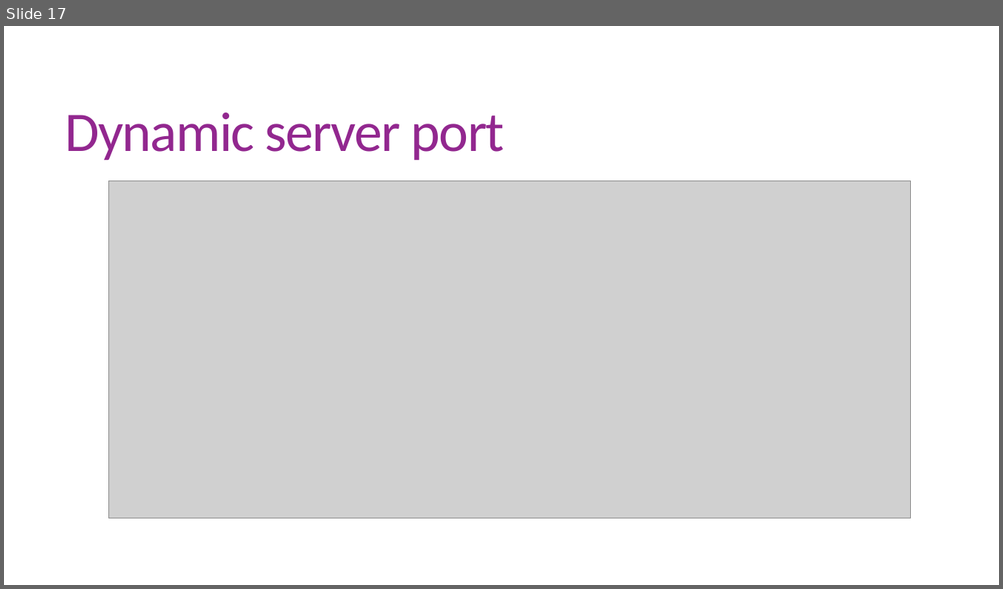
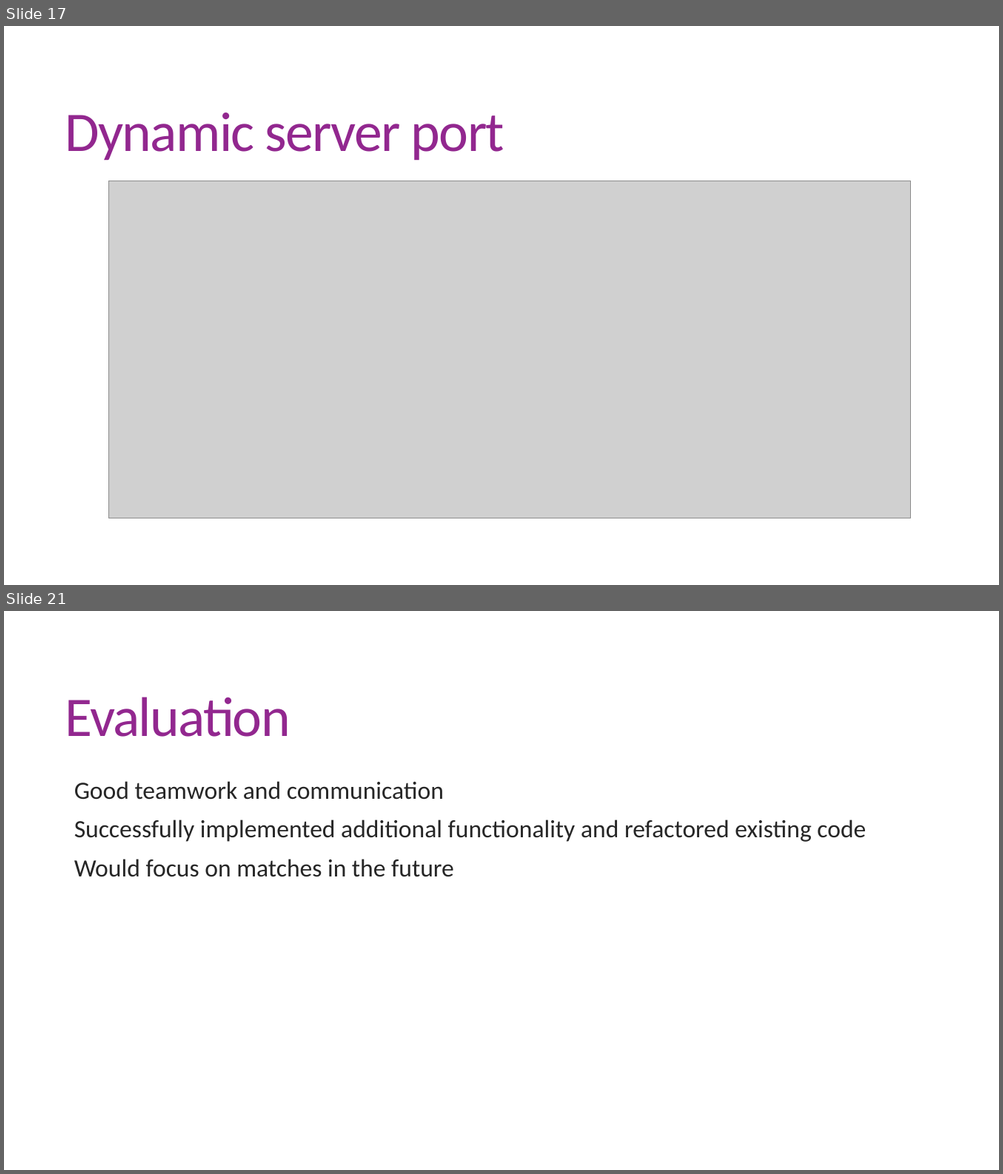
Before and after one commit to RishiChavda/MSTE, a slide deck: MTSE.pptx. Shown one above the other, each under a label of ours: slide 17 before the commit, slides 17 and 21 after it; the slides between them are not shown. The pictures are 1003x589 and 1003x1174 pixels, drawn with LibreOffice and Linux fonts; fonts in the diff are those of the drawing; grey boxes stand for pictures. Boxes give left, top, right and bottom in pixels: in the first picture for what was removed or moved away, otherwise in the second. Text is boxed around its words. In the diff, an @@ line names an element or a change of style, - is before the commit and + after.

```diff
--- a/MTSE.pptx
+++ b/MTSE.pptx
@@ slide 21 added at [4,611,999,1170], background #FFFFFF @@
@@ title added at [65,697,290,737], 54 pt, text #92278F @@
+Evaluation
@@ text added at [74,781,865,877], 24 pt, text #262626 @@
+  Good teamwork and communication
+  Successfully implemented additional functionality and refactored existing code
+  Would focus on matches in the future
```
Also in this commit, not shown: 4 slides changed, 5 other slides added, 1 slide removed.
